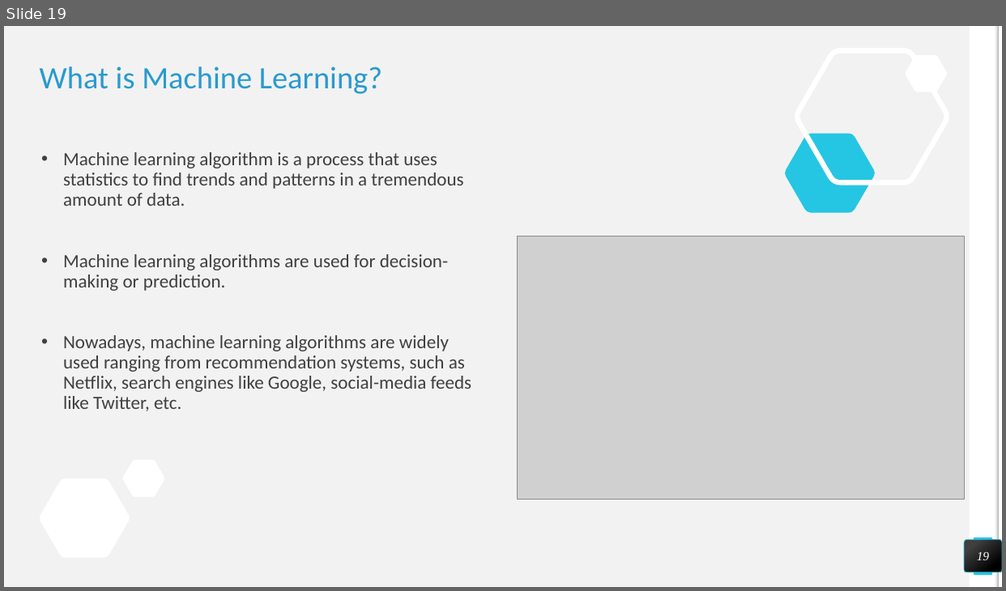
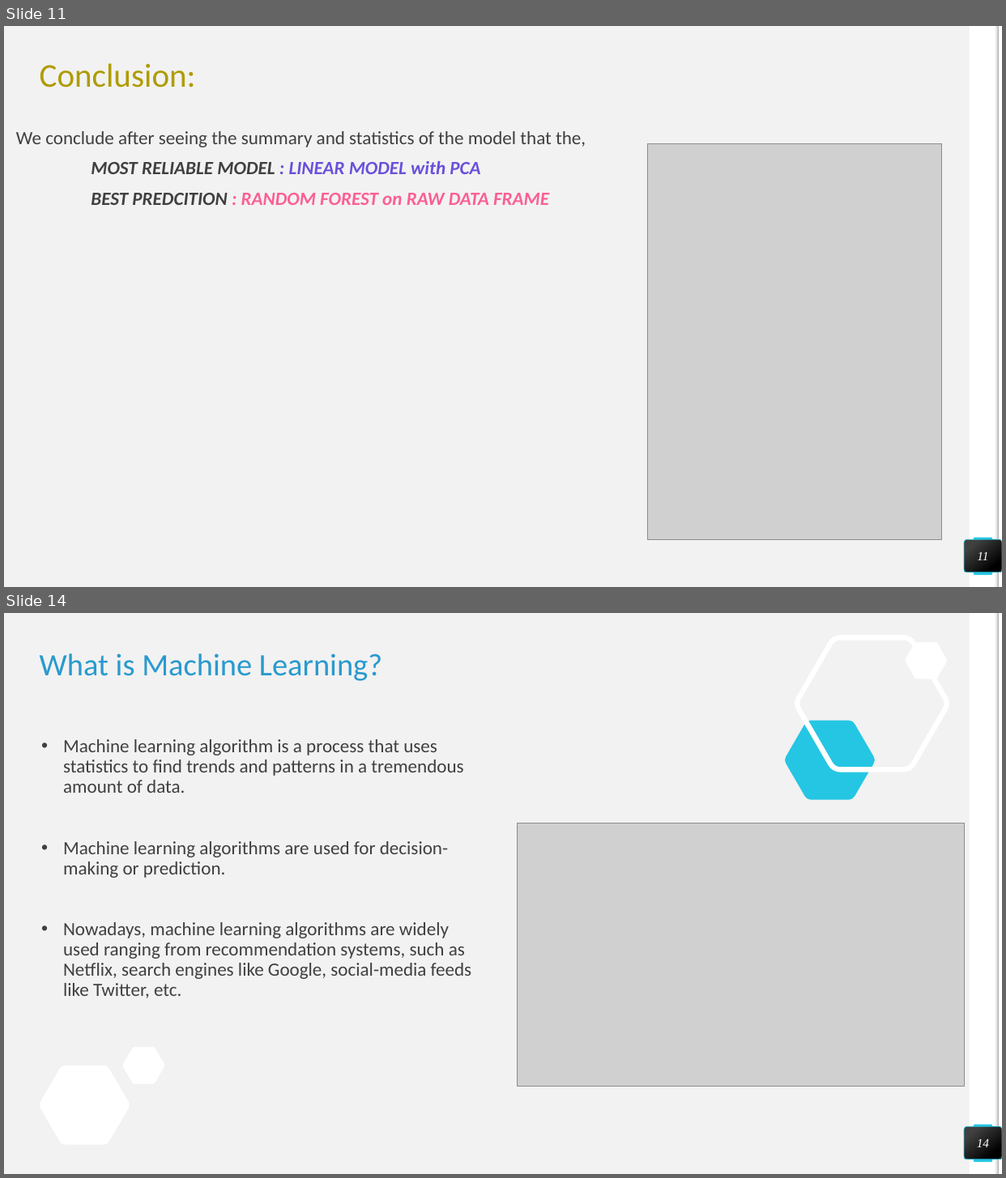
Before and after one commit to damiandmonte/Nominal-GDP-Prediction, a slide deck: Final_Report.pptx. Shown one above the other, each under a label of ours: slide 19 before the commit, slides 11 and 14 after it; the slides between them are not shown. The pictures are 1006x591 and 1006x1178 pixels, drawn with LibreOffice and Linux fonts; fonts in the diff are those of the drawing; grey boxes stand for pictures. Boxes give left, top, right and bottom in pixels: in the first picture for what was removed or moved away, otherwise in the second. Text is boxed around its words. In the diff, an @@ line names an element or a change of style, - is before the commit and + after.

```diff
--- a/Final_Report.pptx
+++ b/Final_Report.pptx
@@ slide 11 added at bbox=[4, 26, 1002, 587], background #F2F2F2; not listed: 4 template elements that a slide beside it also shows @@
@@ title added at bbox=[40, 63, 196, 88], 32 pt, text #B09C00 @@
+Conclusion:
@@ text added at bbox=[16, 131, 586, 205], 18 pt, text #404040, bold, italic @@
+We conclude after seeing the summary and statistics of the model that the,
+MOST RELIABLE MODEL : LINEAR MODEL with PCA
+BEST PREDCITION : RANDOM FOREST on RAW DATA FRAME
@@ picture added at bbox=[647, 143, 942, 540] @@
@@ page number added at bbox=[965, 540, 1002, 573], fill gradient #404040 to #000000, outline #25C6E3 0.5 pt, 12 pt, text #FFFFFF, italic @@
+11
@@ what was slide 19 is now slide 14 @@
@@ page number at bbox=[977, 1139, 989, 1148]: text changed @@
-19
+14
```
Also in this commit, not shown: 12 slides changed, 3 other slides added, 2 slides removed, 1 other file.
